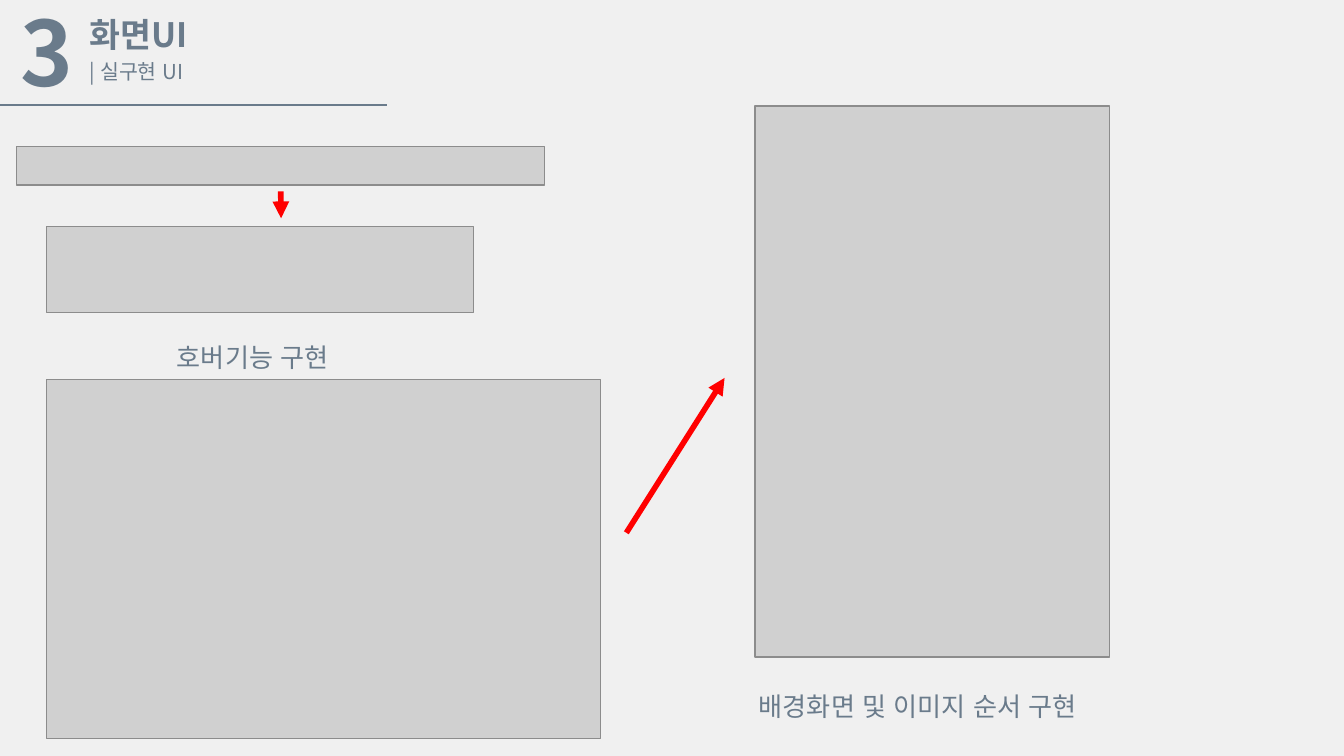
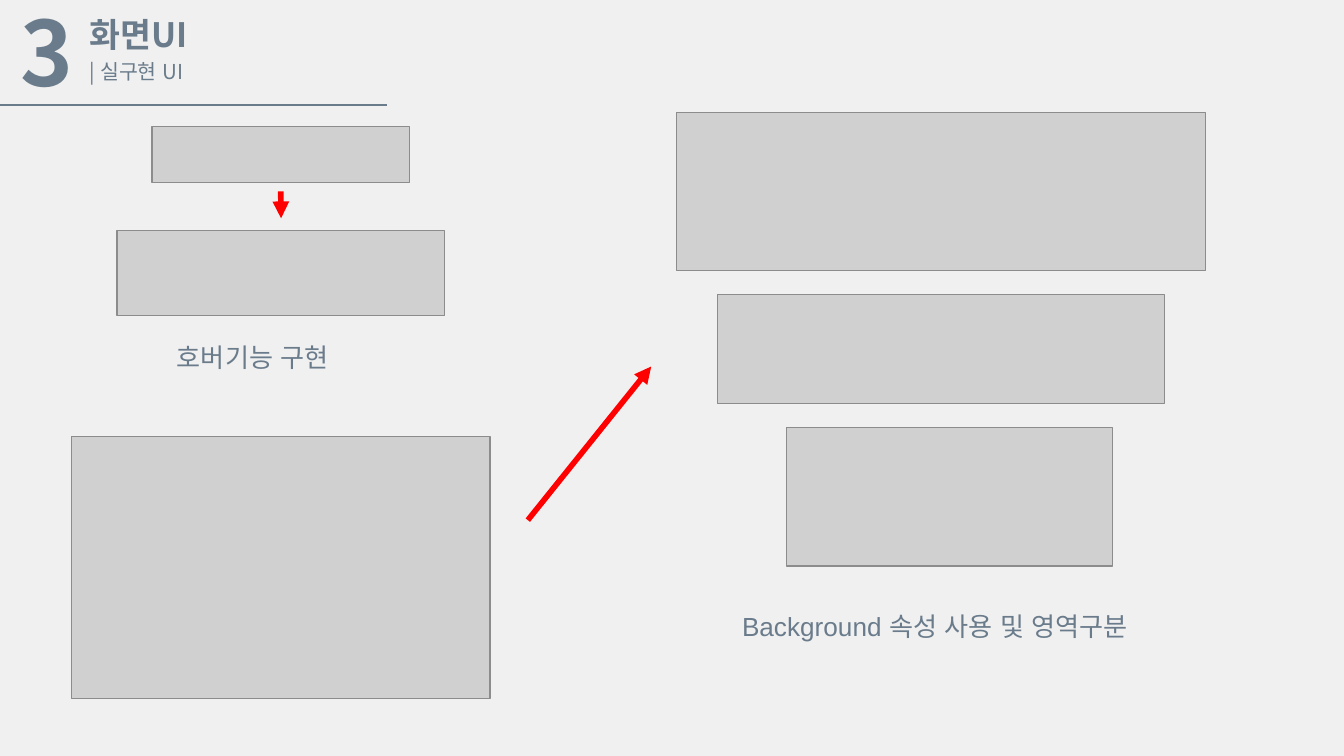
Before and after one commit to kdg99/GreenAcademy, a slide deck: slide 7 of RegularExam/04/화면 구현_김동근.pptx. Drawn at 1344x756 pixels with LibreOffice and Linux fonts; fonts in the diff are those of the drawing; grey boxes stand for pictures. Boxes give left, top, right and bottom in pixels: in the first picture for what was removed or moved away, otherwise in the second. Text is boxed around its words. In the diff, an @@ line names an element or a change of style, - is before the commit and + after.

```diff
--- a/RegularExam/04/화면 구현_김동근.pptx
+++ b/RegularExam/04/화면 구현_김동근.pptx
@@ picture added at <box>676,113,1206,271</box> @@
@@ picture removed at <box>755,106,1110,657</box> @@
@@ picture removed at <box>16,146,544,185</box> @@
@@ picture added at <box>152,126,410,183</box> @@
@@ picture: place and size @@
-picture at <box>47,227,473,313</box>
+picture at <box>117,230,445,316</box>
@@ picture added at <box>718,294,1164,403</box> @@
@@ arrow moved from (626, 532) - (724, 378) to (528, 520) - (652, 367) @@
@@ picture: place and size @@
-picture at <box>47,379,601,738</box>
+picture at <box>71,437,489,699</box>
@@ picture added at <box>786,427,1113,566</box> @@
@@ text at <box>742,614,1127,642</box>: text changed @@
-배경화면 및 이미지 순서 구현
+Background 속성 사용 및 영역구분
```
Also in this commit, not shown: 3 other slides changed, 2 other files.
